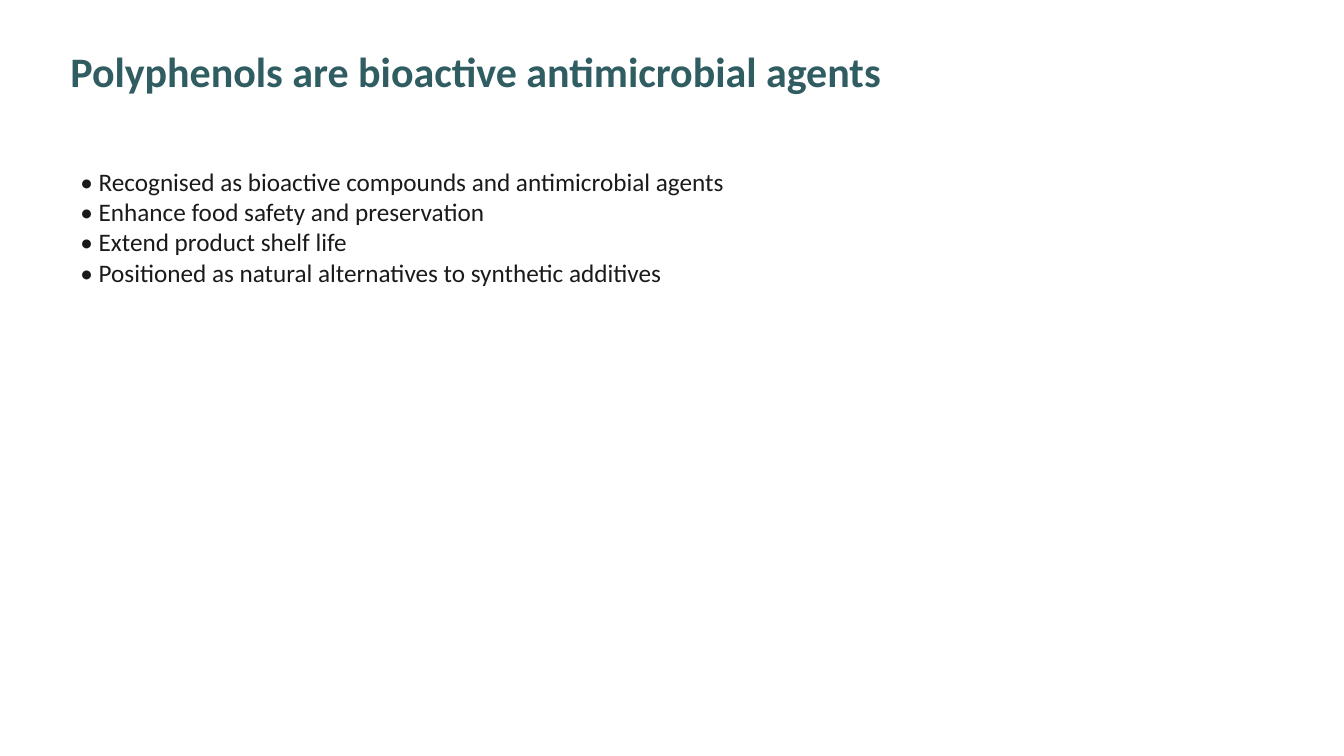
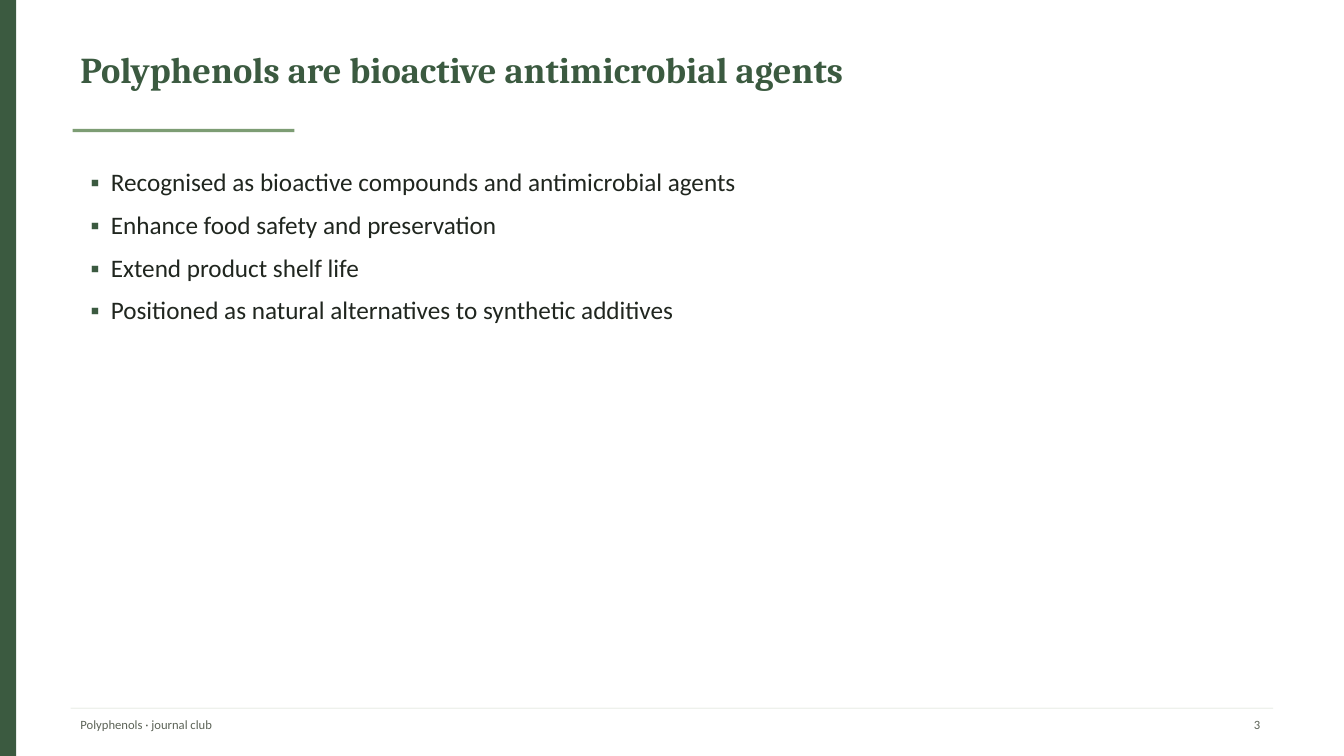
Before and after one commit to PangenomeAI/academic-skills-food-nutrition, a slide deck: slide 3 of food-ppt/examples/polyphenols-antimicrobial-review.pptx. Drawn at 1344x756 pixels with LibreOffice and Linux fonts; fonts in the diff are those of the drawing. Boxes give left, top, right and bottom in pixels: in the first picture for what was removed or moved away, otherwise in the second. Text is boxed around its words. In the diff, an @@ line names an element or a change of style, - is before the commit and + after.

```diff
--- a/food-ppt/examples/polyphenols-antimicrobial-review.pptx
+++ b/food-ppt/examples/polyphenols-antimicrobial-review.pptx
@@ rectangle added at box(0, 0, 16, 756), fill #3B5A40 @@
@@ text "Polyphenols are bioactive antimicrobial agents": place and size @@
-text "Polyphenols are bioactive antimicrobial agents" at box(70, 57, 881, 94)
+text "Polyphenols are bioactive antimicrobial agents" at box(80, 57, 843, 91)
@@ text "Polyphenols are bioactive antimicrobial agents" at box(80, 57, 843, 91): size 30 to 26 pt, font Calibri to Cambria, text colour #2F5D62 to #3B5A40; more space between paragraphs @@
@@ rectangle added at box(73, 129, 294, 132), fill #7D9D74 @@
@@ text at box(111, 173, 736, 323): text changed; text colour #1A1A1A to #20261F @@
-• Recognised as bioactive compounds and antimicrobial agents
-• Enhance food safety and preservation
-• Extend product shelf life
-• Positioned as natural alternatives to synthetic additives
+▪ Recognised as bioactive compounds and antimicrobial agents
+▪ Enhance food safety and preservation
+▪ Extend product shelf life
+▪ Positioned as natural alternatives to synthetic additives
@@ rectangle added at box(71, 708, 1273, 709), fill #EEF1EC @@
@@ text added at box(80, 720, 211, 731), 9 pt, text #5C6357 @@
+Polyphenols · journal club
@@ text added at box(1254, 721, 1260, 729), 9 pt, text #5C6357 @@
+3
```
Also in this commit, not shown: 9 other slides changed, 19 other files.
